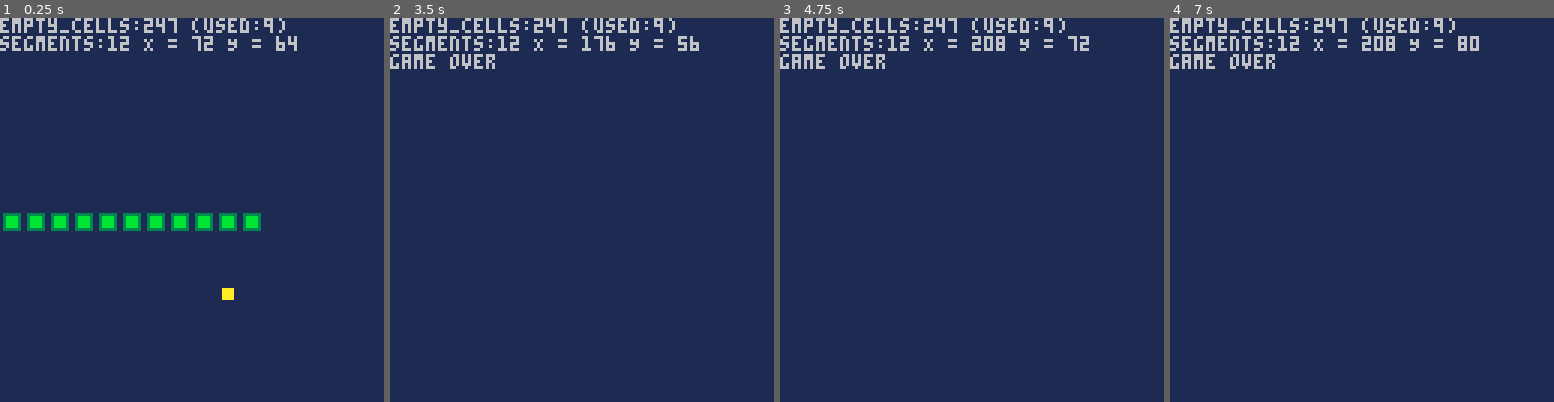
Above: before the commit, frames 1-4 (left to right).
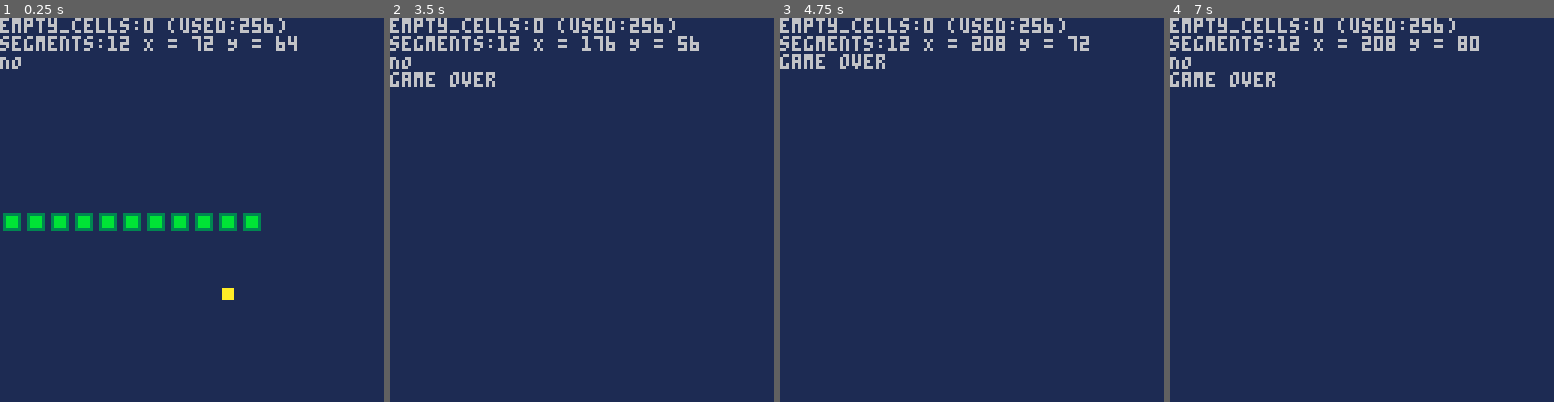
Above: after the commit, the same moments.

Repository: kakardo/Pico-8
Game: PICO-8 cartridge snake.p8
Two runs of this game, one before a commit and one after it. Both use one fixed random seed, a clock stepped at 60 frames per second and the inputs below.
Inputs:
- Up to frame 1 (0.25 s): no input
- Up to frame 2 (3.5 s): tap X (X key) at 0.33, 1.07, 1.85, 2.97 s; tap O (Z key) at 0.7, 1.7, 2.1, 2.5, 2.9, 3.3 s; hold Right 1.6-2.1 s; hold Up 2.15-2.42 s; hold Right 2.47-3.03 s; hold Left from 3.08 s (still down)
- Up to frame 3 (4.75 s): release Left at 3.58 s; hold Down 3.63-3.97 s; tap O (Z key) at 3.7, 4.1, 4.5 s; hold Right 4.02-4.68 s; tap X (X key) at 4.08 s; hold Up from 4.73 s (still down)
- Up to frame 4 (7 s): tap O (Z key) every 0.4 s from 4.9 to 6.9 s; release Up at 5.03 s; hold Left 5.08-5.68 s; tap X (X key) at 5.2, 6.32 s; hold Down 5.73-6.03 s; hold Right 6.08-6.58 s; hold Right from 6.63 s (still down)

The runs differ from the first frame. In frame 1, 0.6% of the frame differs, in the area x 0-72%, y 0-14%; in frame 2, 1.5%, in the area x 0-72%, y 0-18%; in frame 3, 0.5%; in frame 4, 1.5%.

Commit message:
Head FINALLY knows if space is occupied with is_occupied()
I had to redo a lot of the original planned logic for detecting occupied spaces. Now it's hashing as it should with convert_coordinate_to_index() as the key for table "empty_cells".

Diff:
--- a/cells.lua
+++ b/cells.lua
@@ -11,7 +11,7 @@
 function store_empty_cells(table, max_position, scale)
 	for y = 0, max_position-1, scale do
 		for x = 0, max_position-1, scale do
-			add(table, convert_coordinate_to_index(x, y))
+			table[convert_coordinate_to_index(x, y)] = false
 		end
 	end
 end
@@ -21,11 +21,19 @@
 end
 
 function empty_cells_occupy(table, del_x, del_y)
-	del(table, convert_coordinate_to_index(del_x, del_y))
+	table[convert_coordinate_to_index(del_x, del_y)] = true
 end
 
 function empty_cells_free(table, add_x, add_y)
-	add(table, convert_coordinate_to_index(add_x, add_y))
+	table[convert_coordinate_to_index(add_x, add_y)] = false
+end
+
+function is_occupied(table, x, y)
+	if table[convert_coordinate_to_index(x, y)] then
+		return true
+	else
+		return false
+	end
 end
 
 // LAST_LINE_CELLS_LUA
--- a/snake.lua
+++ b/snake.lua
@@ -78,6 +78,12 @@
 		head.y += scale * (step) -- DOWN
 	end
 
+	if is_occupied(empty_cells, head.x, head.y) then
+		print("YES")
+	else
+		print("NO")
+	end
+
 	-- Move body
 	body.last_tail_pos_x = body.x[body.segments]
 	body.last_tail_pos_y = body.y[body.segments]
@@ -87,6 +93,9 @@
 
 	add(body.x, last_head_pos_x, 1)
 	add(body.y, last_head_pos_y, 1)
+
+	empty_cells_occupy(empty_cells, head.x, head.y)
+	empty_cells_free(empty_cells, body.last_tail_pos_x, body.last_tail_pos_y)
 end
 
 -- Draw snake with its table as reference.
